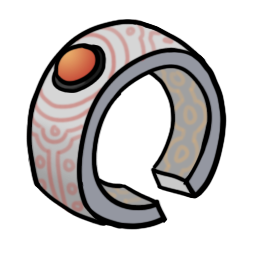
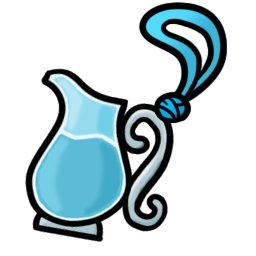
The second (256, 256) image is a revision of the first. Changes to its layers:
moved "Layer 8" into group "fury bracelet" over [51, 43, 107, 93]
moved "Layer 8 copy" into group "fury bracelet" over [51, 43, 107, 93]
moved "Layer 9" into group "fury bracelet" over [26, 19, 227, 230]
moved "Layer 11" into group "fury bracelet" over [27, 19, 210, 215]
moved "Layer 9 copy" into group "fury bracelet" over [26, 19, 227, 230]
added group "chug charm" with 7 layers above "quick charm" over [25, 1, 228, 243]
added layer "Layer 19" in group "chug charm" over [153, 91, 192, 124]
added layer "Layer 19 copy 2" in group "chug charm" over [153, 91, 192, 124]
added group "Group 4 copy" with 2 layers in group "chug charm" over [25, 68, 175, 243]
added layer "Layer 21" (1st of 2, in "chug charm" › "Group 4 copy") in group "Group 4 copy" over [25, 68, 175, 243]
added layer "Layer 21 copy" (1st of 2, in "chug charm" › "Group 4 copy") in group "Group 4 copy" over [25, 68, 175, 243]
added layer "Layer 18 copy" in group "chug charm" over [138, 1, 228, 106]
added layer "Layer 18 copy 3" in group "chug charm" over [138, 1, 228, 106]
